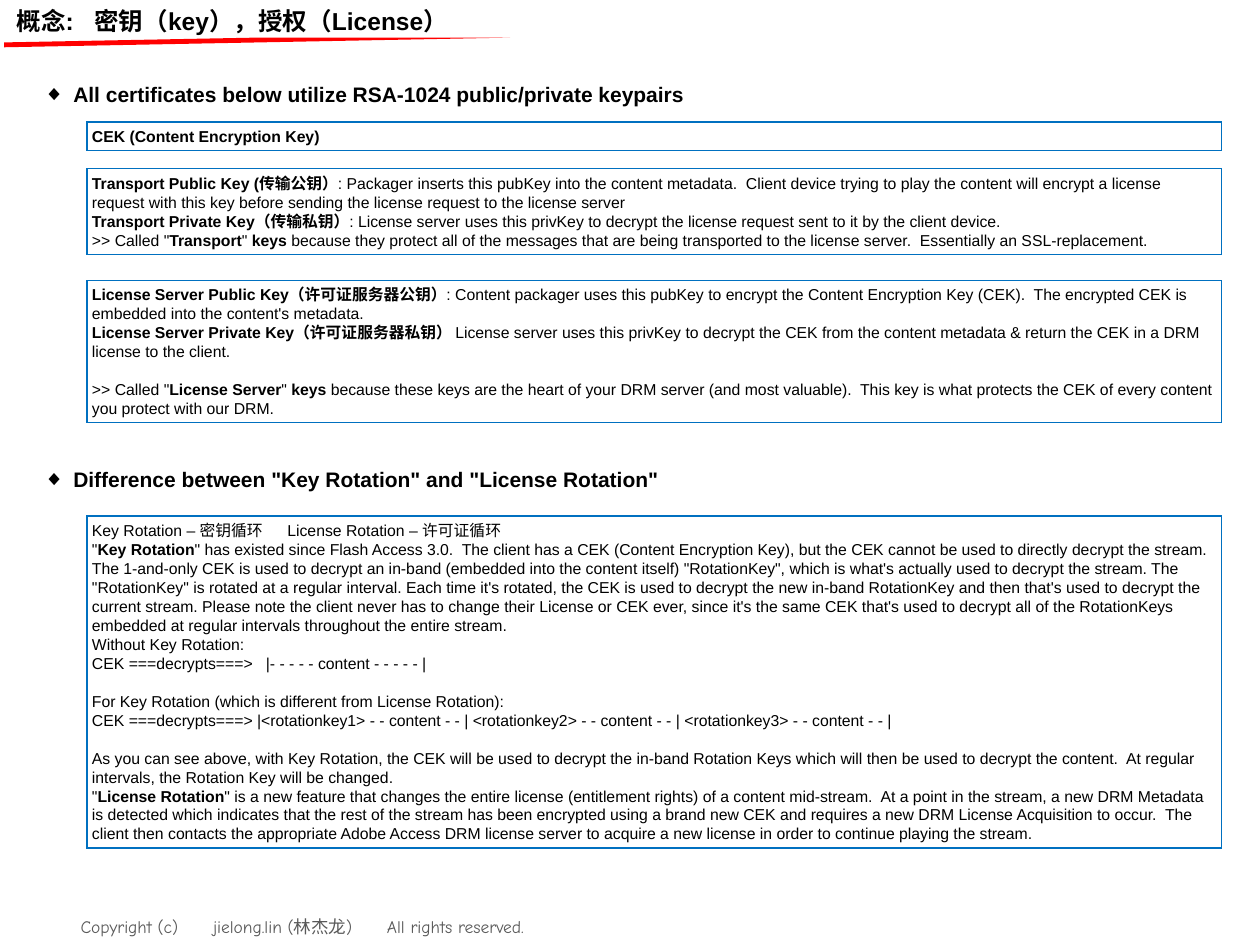
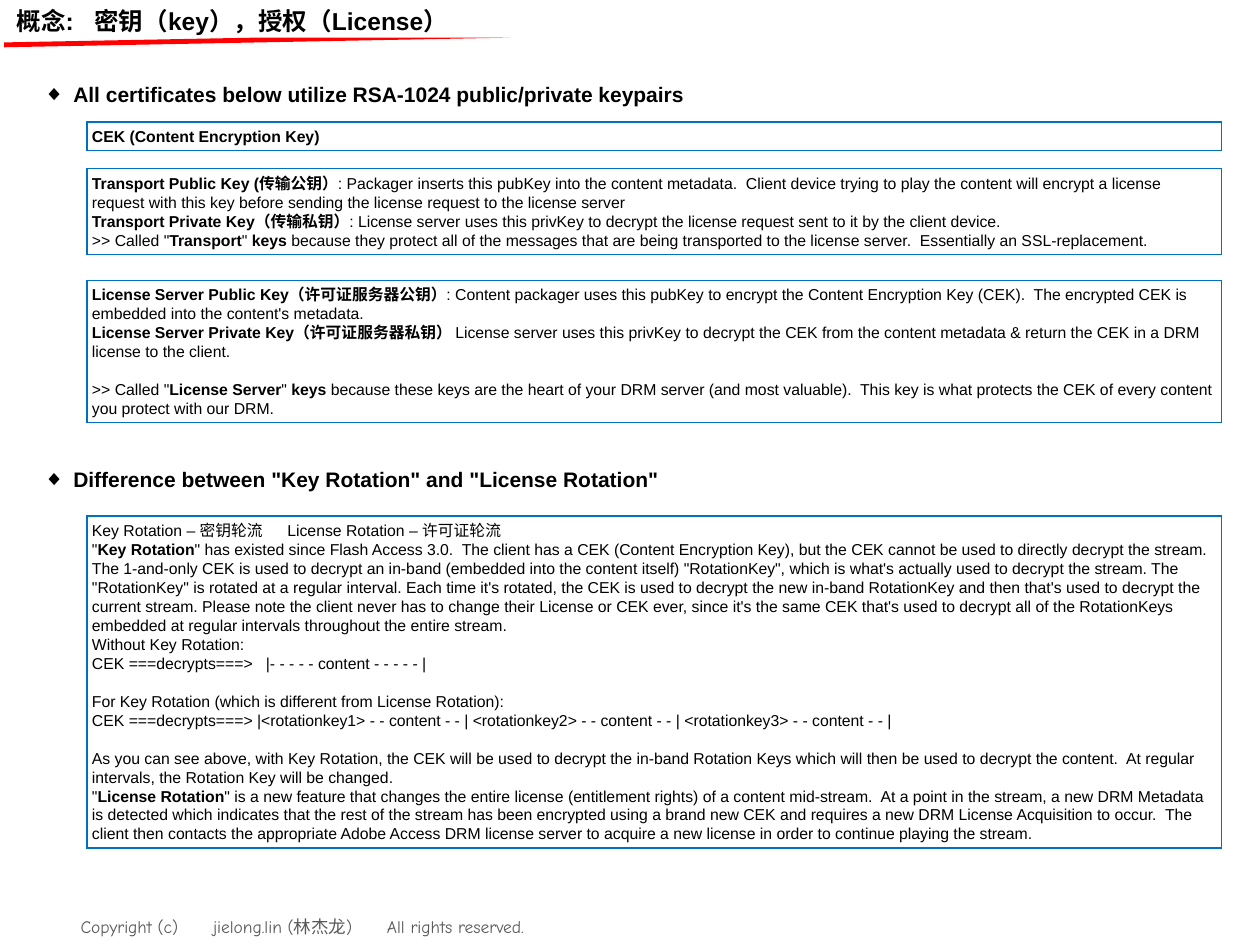
Before and after one commit to qq1624646454/philipstv_tpv, a slide deck: slide 3 of Drm_Mechanism.ppt. Drawn at 1260x945 pixels with LibreOffice and Linux fonts; fonts in the diff are those of the drawing; background and template pictures are left out. Boxes give left, top, right and bottom in pixels: in the first picture for what was removed or moved away, otherwise in the second. Text is boxed around its words. In the diff, an @@ line names an element or a change of style, - is before the commit and + after.

```diff
--- a/Drm_Mechanism.ppt
+++ b/Drm_Mechanism.ppt
@@ text in rectangle at <box>92,522,501,540</box>: text changed @@
-Key Rotation – 密钥循环 License Rotation – 许可证循环
+Key Rotation – 密钥轮流 License Rotation – 许可证轮流
```
Also in this commit, not shown: 4 other slides changed, 1 slide added.
